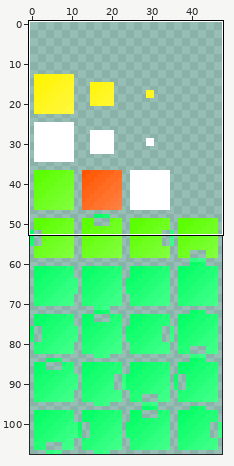
One commit to this sprite sheet: assets/cells.png. Above: a wide view before the commit, with the close-up outlined.
Close-up. Before:
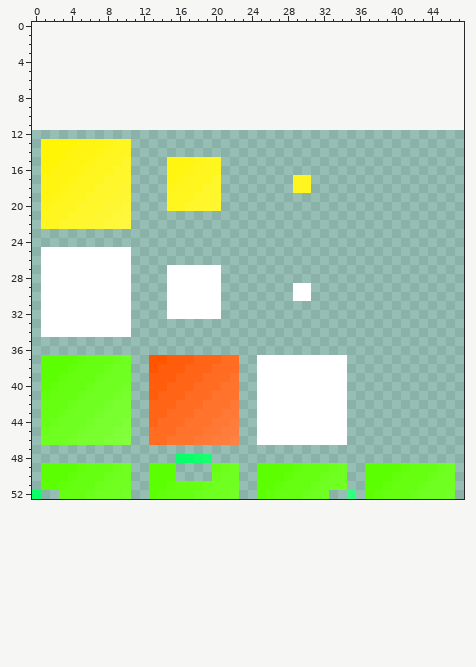
The file is 48x96 pixels. Colours within 5 levels of each other are drawn and written as one. Shown: x 0..47, y 0..52. The old version is drawn lined up with the new one, on the new canvas.
After the commit:
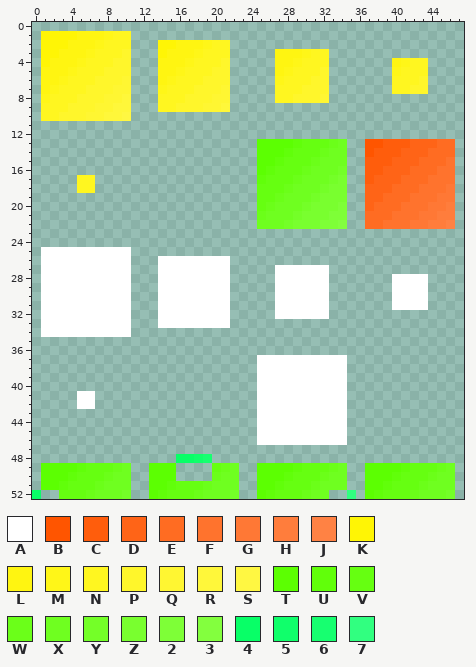
Palette (. is transparent): A #ffffff  B #ff5500  C #ff5d0c  D #ff6417  E #ff6c22  F #ff732d  G #ff7835  H #ff7d3c  J #ff8244  K #fff505  L #fff511  M #fff618  N #fff620  P #fff62b  Q #fff632  R #fff73a  S #fff742  T #5cff02  U #61ff0a  V #66ff11  W #6bff19  X #6fff20  Y #74ff28  Z #79ff2f  2 #7eff37  3 #83ff3e  4 #08ff67  5 #10ff6b  6 #17ff70  7 #31ff80
Message: Add more frames to animations
Diff:
canvas 48x96 -> 48x108, the old top-left corner now at 0,12
@@ x 0..47 @@
  0 ................................................
- 1 ................................................
- 2 ................................................
- 3 ................................................
- 4 ................................................
- 5 ................................................
- 6 ................................................
- 7 ................................................
- 8 ................................................
- 9 ................................................
-10 ................................................
+ 1 .KKKKLLLMNN.....................................
+ 2 .KKKLLLMNNN...KKLLLMNN..........................
+ 3 .KKLLLMNNNP...KLLLMNNN.....LLLMNN...............
+ 4 .KLLLMNNNPP...LLLMNNNP.....LLMNNN.......LMNN....
+ 5 .LLLMNNNPPP...LLMNNNPP.....LMNNNP.......MNNN....
+ 6 .LLMNNNPPPQ...LMNNNPPP.....MNNNPP.......NNNP....
+ 7 .LMNNNPPPQQ...MNNNPPPQ.....NNNPPP.......NNPP....
+ 8 .MNNNPPPQQR...NNNPPPQQ.....NNPPPQ...............
+ 9 .NNNPPPQQRR...NNPPPQQR..........................
+10 .NNPPPQQRRS.....................................
 11 ................................................
 12 ................................................
-13 .KKKKLLLMNN.....................................
-14 .KKKLLLMNNN.....................................
-15 .KKLLLMNNNP....LLLMNN...........................
-16 .KLLLMNNNPP....LLMNNN...........................
-17 .LLLMNNNPPP....LMNNNP........NN.................
-18 .LLMNNNPPPQ....MNNNPP........NN.................
-19 .LMNNNPPPQQ....NNNPPP...........................
-20 .MNNNPPPQQR....NNPPPQ...........................
-21 .NNNPPPQQRR.....................................
-22 .NNPPPQQRRS.....................................
+13 .........................TTTTUVVVWX..BBCCCDDDEE.
+14 .........................TTTUVVVWXX..BCCCDDDEEE.
+15 .........................TTUVVVWXXX..CCCDDDEEEF.
+16 .........................TUVVVWXXXY..CCDDDEEEFF.
+17 .....NN..................UVVVWXXXYZ..CDDDEEEFFF.
+18 .....NN..................VVVWXXXYZZ..DDDEEEFFFG.
+19 .........................VVWXXXYZZZ..DDEEEFFFGG.
+20 .........................VWXXXYZZZ2..DEEEFFFGGH.
+21 .........................WXXXYZZZ22..EEEFFFGGHH.
+22 .........................XXXYZZZ223..EEFFFGGHHJ.
 23 ................................................
@@ x 0..47 @@
 25 .AAAAAAAAAA.....................................
-26 .AAAAAAAAAA.....................................
-27 .AAAAAAAAAA....AAAAAA...........................
-28 .AAAAAAAAAA....AAAAAA...........................
-29 .AAAAAAAAAA....AAAAAA........AA.................
-30 .AAAAAAAAAA....AAAAAA........AA.................
-31 .AAAAAAAAAA....AAAAAA...........................
-32 .AAAAAAAAAA....AAAAAA...........................
-33 .AAAAAAAAAA.....................................
+26 .AAAAAAAAAA...AAAAAAAA..........................
+27 .AAAAAAAAAA...AAAAAAAA.....AAAAAA...............
+28 .AAAAAAAAAA...AAAAAAAA.....AAAAAA.......AAAA....
+29 .AAAAAAAAAA...AAAAAAAA.....AAAAAA.......AAAA....
+30 .AAAAAAAAAA...AAAAAAAA.....AAAAAA.......AAAA....
+31 .AAAAAAAAAA...AAAAAAAA.....AAAAAA.......AAAA....
+32 .AAAAAAAAAA...AAAAAAAA.....AAAAAA...............
+33 .AAAAAAAAAA...AAAAAAAA..........................
 34 .AAAAAAAAAA.....................................
@@ x 0..24 @@
 36 .........................
-37 .TTTTUVVVWX..BBCCCDDDEE..
-38 .TTTUVVVWXX..BCCCDDDEEE..
-39 .TTUVVVWXXX..CCCDDDEEEF..
-40 .TUVVVWXXXY..CCDDDEEEFF..
-41 .UVVVWXXXYZ..CDDDEEEFFF..
-42 .VVVWXXXYZZ..DDDEEEFFFG..
-43 .VVWXXXYZZZ..DDEEEFFFGG..
-44 .VWXXXYZZZ2..DEEEFFFGGH..
-45 .WXXXYZZZ22..EEEFFFGGHH..
-46 .XXXYZZZ223..EEFFFGGHHJ..
+37 .........................
+38 .........................
+39 .........................
+40 .........................
+41 .....AA..................
+42 .....AA..................
+43 .........................
+44 .........................
+45 .........................
+46 .........................
 47 .........................
